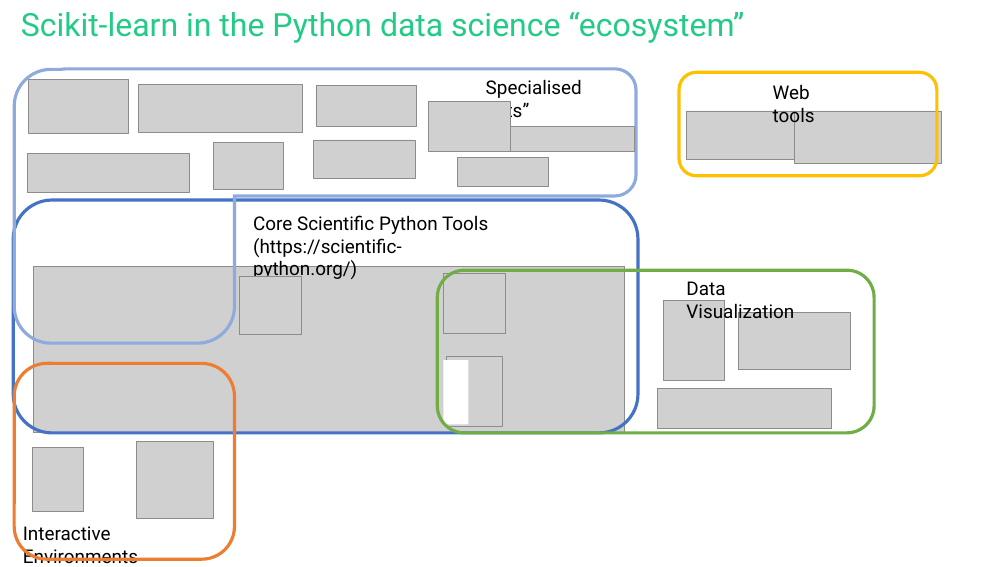
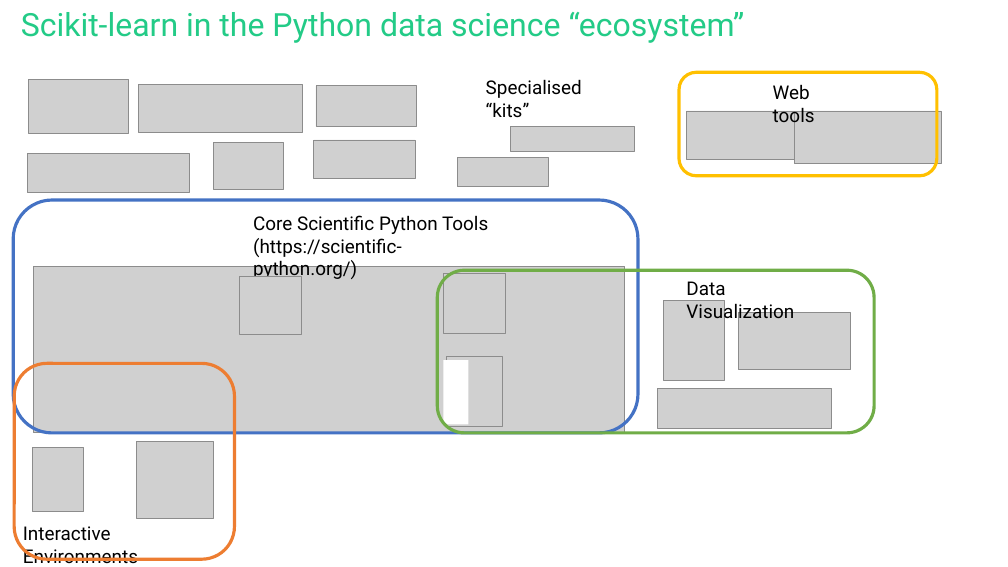
Before and after one commit to Mbaez97/fgv-class-2026-scikitlearn-tutorial, a slide deck: slide 2 of Scikit-learn class.pptx. Drawn at 1008x567 pixels with LibreOffice and Linux fonts; fonts in the diff are those of the drawing; grey boxes stand for pictures. Boxes give left, top, right and bottom in pixels: in the first picture for what was removed or moved away, otherwise in the second. Text is boxed around its words. In the diff, an @@ line names an element or a change of style, - is before the commit and + after.

Commit message:
Updating presentation

```diff
--- a/Scikit-learn class.pptx
+++ b/Scikit-learn class.pptx
@@ freeform shape removed at bbox=[14, 69, 636, 343] @@
@@ picture removed at bbox=[429, 101, 510, 151] @@
```
Also in this commit, not shown: 1 other slide changed.
